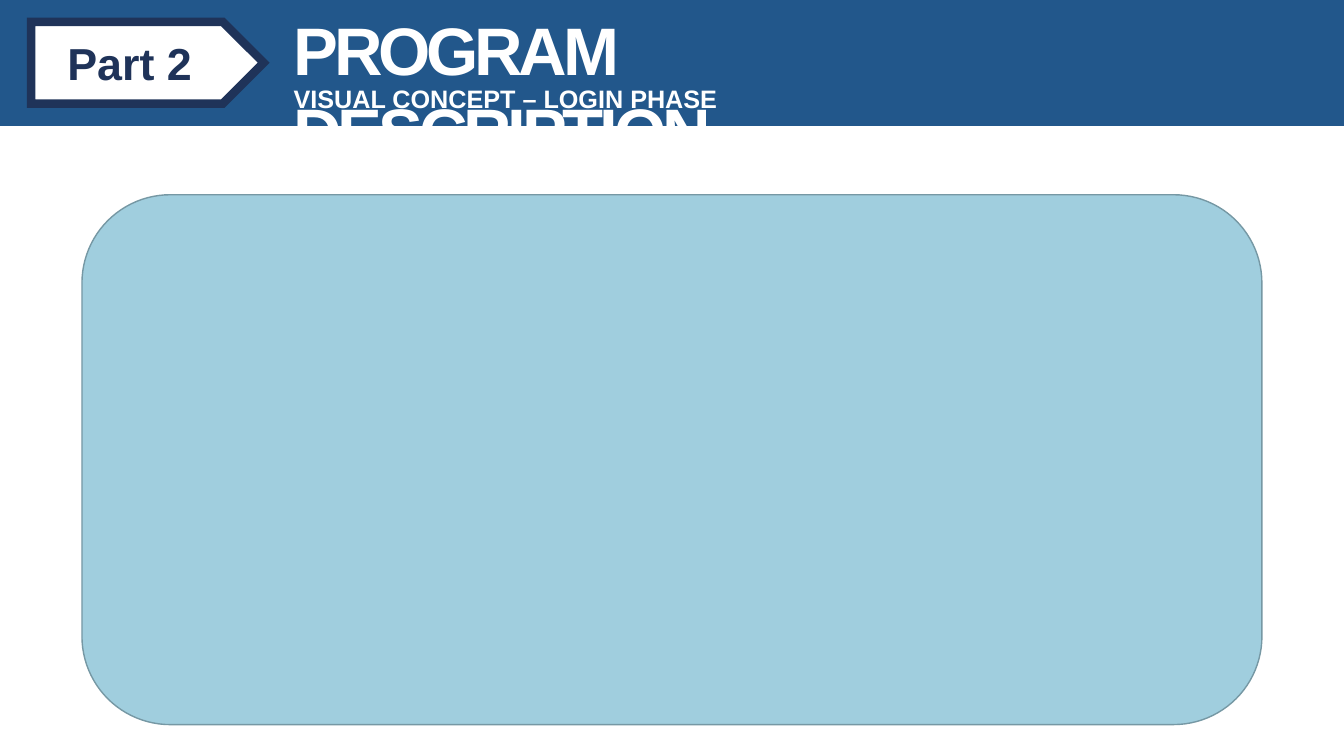
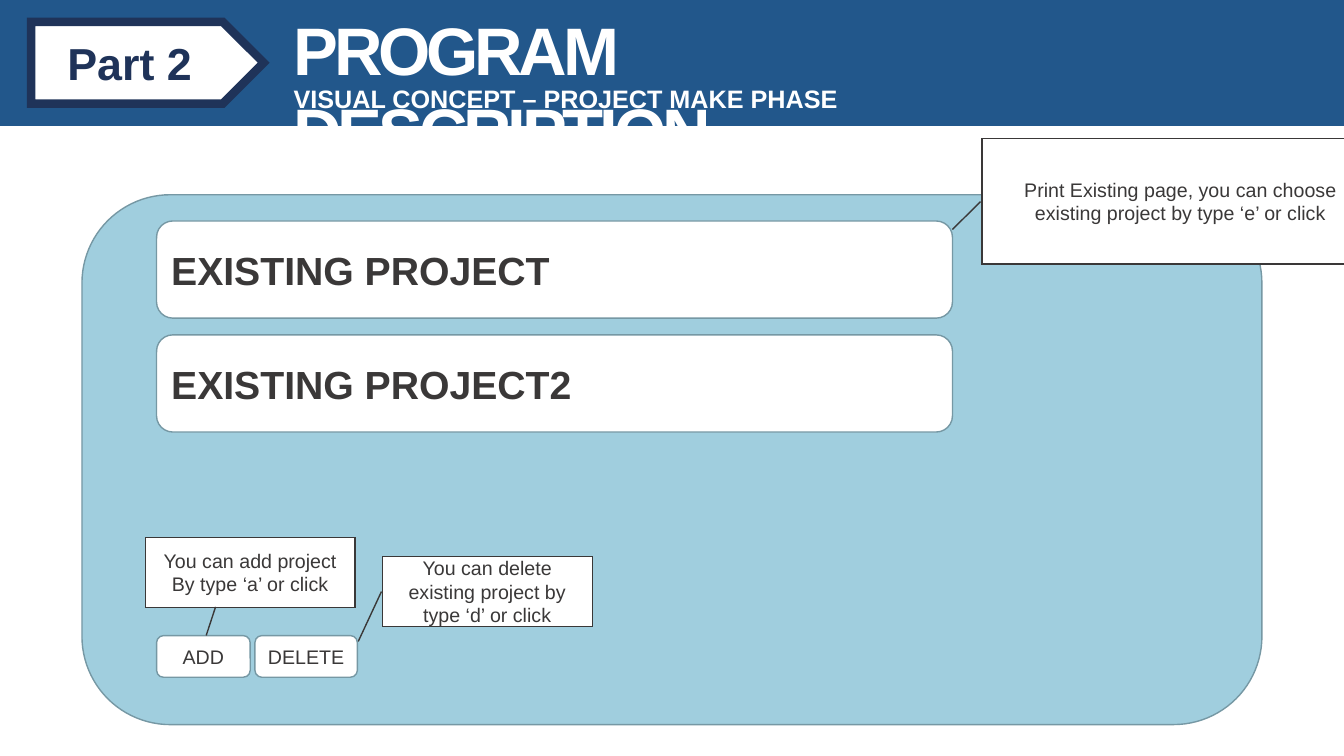
Before and after one commit to sysprogramming/sysproj, a slide deck: slide 8 of TEAM 11.pptx. Drawn at 1344x756 pixels with LibreOffice and Linux fonts; fonts in the diff are those of the drawing. Boxes give left, top, right and bottom in pixels: in the first picture for what was removed or moved away, otherwise in the second. Text is boxed around its words. In the diff, an @@ line names an element or a change of style, - is before the commit and + after.

```diff
--- a/TEAM 11.pptx
+++ b/TEAM 11.pptx
@@ text at bbox=[294, 90, 838, 114]: text changed @@
-VISUAL CONCEPT – LOGIN PHASE
+VISUAL CONCEPT – PROJECT MAKE PHASE
@@ border callout added at bbox=[982, 138, 1344, 264], fill #FFFFFF, outline #3A3838 1 pt, 14 pt, text #3A3838 @@
+Print Existing page, you can choose existing project by type ‘e’ or click
@@ rounded rectangle added at bbox=[156, 221, 953, 318], fill #FFFFFF, outline #7698A4 1 pt, 28 pt, text #3A3838, bold @@
+EXISTING PROJECT
@@ rounded rectangle added at bbox=[156, 335, 953, 432], fill #FFFFFF, outline #7698A4 1 pt, 28 pt, text #3A3838, bold @@
+EXISTING PROJECT2
@@ border callout added at bbox=[145, 537, 355, 607], fill #FFFFFF, outline #3A3838 1 pt, 14 pt, text #3A3838 @@
+You can add project
+By type ‘a’ or click
@@ border callout added at bbox=[382, 557, 592, 626], fill #FFFFFF, outline #3A3838 1 pt, 14 pt, text #3A3838 @@
+You can delete existing project by type ‘d’ or click
@@ rounded rectangle added at bbox=[156, 636, 250, 678], fill #FFFFFF, outline #7698A4 1 pt, 14 pt, text #3A3838 @@
+ADD
@@ rounded rectangle added at bbox=[255, 636, 358, 678], fill #FFFFFF, outline #7698A4 1 pt, 14 pt, text #3A3838 @@
+DELETE
```
Also in this commit, not shown: 2 other slides changed, 2 slides added, 15 slides removed.
